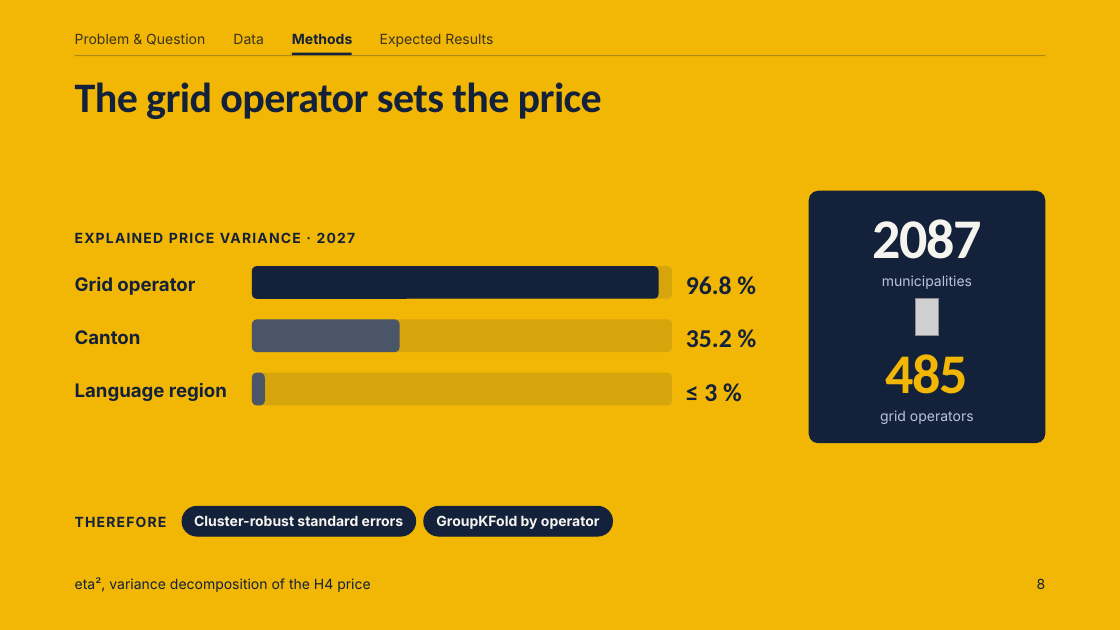
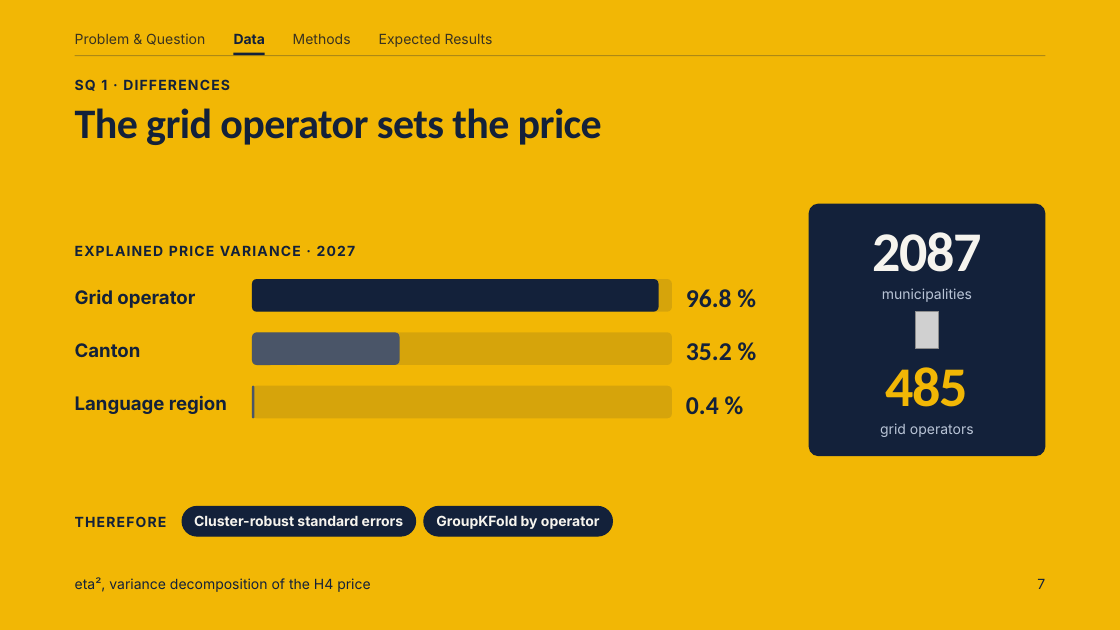
Before and after one commit to AltayMetehan/data-prices-electronic, a slide deck: slide 7 of präsentation_konzept/Electricity prices of Swiss municipalities.pptx (slide 8 before the commit). Drawn at 1120x630 pixels with LibreOffice and Linux fonts; fonts in the diff are those of the drawing; grey boxes stand for pictures. Boxes give left, top, right and bottom in pixels: in the first picture for what was removed or moved away, otherwise in the second. Text is boxed around its words. In the diff, an @@ line names an element or a change of style, - is before the commit and + after.

```diff
--- a/präsentation_konzept/Electricity prices of Swiss municipalities.pptx
+++ b/präsentation_konzept/Electricity prices of Swiss municipalities.pptx
@@ text "Data" at (x1=234, y1=33, x2=265, y2=44): text colour #3A3320 to #13213A, bold on @@
@@ text "Methods" at (x1=293, y1=34, x2=351, y2=44): text colour #13213A to #3A3320, bold off @@
@@ line moved from (292, 54) - (352, 54) to (234, 54) - (265, 54) @@
@@ text added at (x1=75, y1=79, x2=230, y2=91), 12 pt, text #13213A, bold @@
+SQ 1 · DIFFERENCES
@@ title "The grid operator sets the ..." moved from (x1=75, y1=82, x2=602, y2=119) to (x1=75, y1=108, x2=602, y2=145) @@
@@ 4 texts, 1 rounded rectangle moved together from (x1=75, y1=191, x2=1046, y2=444) to (x1=75, y1=203, x2=1046, y2=456) @@
@@ picture removed at (x1=916, y1=298, x2=939, y2=335) @@
@@ picture added at (x1=916, y1=312, x2=939, y2=349) @@
@@ 6 texts, 5 rounded rectangles moved together from (x1=75, y1=219, x2=982, y2=406) to (x1=75, y1=232, x2=982, y2=418) @@
@@ rounded rectangle resized from (x1=252, y1=373, x2=265, y2=406) to (x1=252, y1=386, x2=255, y2=418) @@
@@ rounded rectangle at (x1=252, y1=386, x2=255, y2=418): proportions changed @@
@@ text removed at (x1=704, y1=384, x2=717, y2=401) @@
-≤ 3 %
@@ text added at (x1=686, y1=397, x2=719, y2=414), 22 pt, text #13213A, bold @@
+0.4 %
@@ text at (x1=1037, y1=578, x2=1045, y2=589): text changed @@
-8
+7
```
Also in this commit, not shown: 11 other slides changed, 1 other file.
